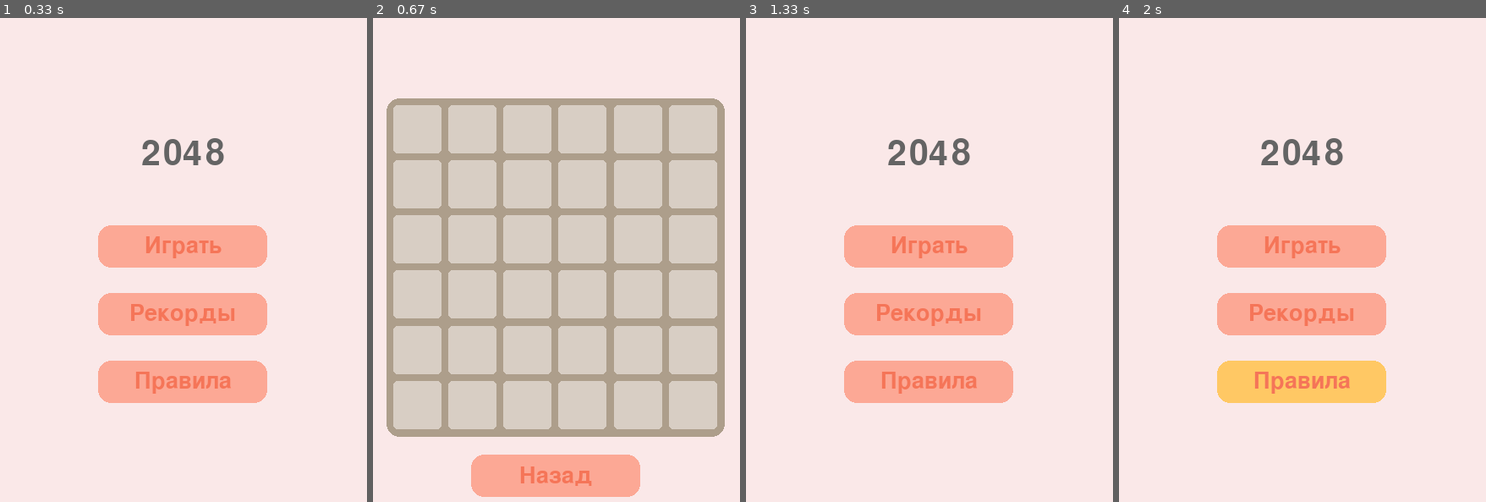
Above: before the commit, frames 1-4 (left to right).
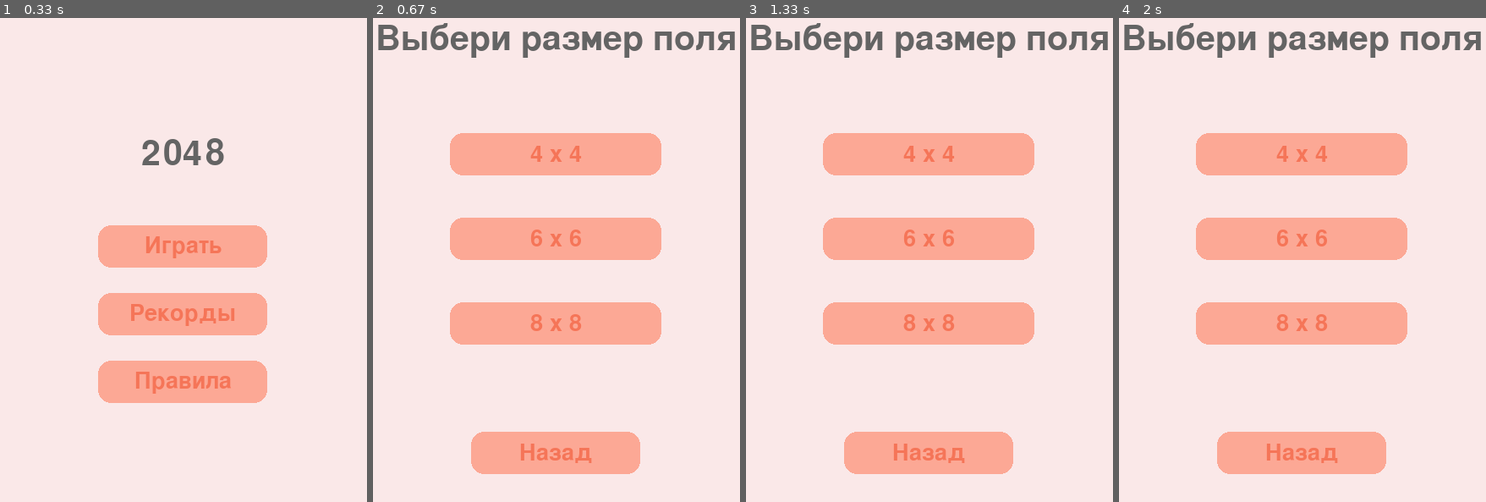
Above: after the commit, the same moments.

Repository: NaFo61/2048_Pygame
Game: pygame game, started from game/main.py
Same seed, same stepped clock (60 frames per second), same inputs: the game is played once before the commit and once after it.
Inputs (mouse positions are in pixels of both pictures, inside the frame that each line leads up to):
- Up to frame 1 (0.33 s): no input
- Up to frame 2 (0.67 s): press the mouse at (556, 245) at 0.37 s; move the mouse to (574, 308) at 0.47 s; release the mouse at (596, 366) at 0.6 s
- Up to frame 3 (1.33 s): press the mouse at (929, 245) at 0.7 s; move the mouse to (863, 308) at 0.8 s; release the mouse at (797, 376) at 0.93 s; press the mouse at (929, 477) at 1.03 s; move the mouse to (988, 381) at 1.13 s; release the mouse at (1050, 289) at 1.27 s
- Up to frame 4 (2 s): click (1390, 172) at 1.38 s; press the mouse at (1302, 477) at 1.7 s; move the mouse to (1284, 434) at 1.8 s; release the mouse at (1269, 390) at 1.93 s

Frame 1 is identical in both runs. In frame 2, 71% of the frame differs, in the area x 1-99%, y 1-99%; in frame 3, 21%; in frame 4, 21%.

Commit message:
update button back

Diff:
--- a/game/main.py
+++ b/game/main.py
@@ -220,11 +220,10 @@
 
         self.start_page(screen)
 
-        self.game_page(screen)
-
         super().__init__(screen_size, self.settings)
 
     def game_page(self, screen):
+        screen.fill(style.BACKGROUND_COLOR)
         board = Game(self.screen_size, self.settings)
 
         while True:
@@ -248,7 +247,7 @@
                             and 596 - 25 < y < 596 + 25
                     ):
                         self.click_sound.play()
-                        self.start_page(screen)
+                        self.change_level(screen)
             board.render(screen)
             pygame.display.flip()
 
@@ -345,7 +344,7 @@
                     x, y = pos
                     if play_button_rect.collidepoint(x, y):
                         self.click_sound.play()
-                        self.game_page(screen)
+                        self.change_level(screen)
                     elif records_button_rect.collidepoint(x, y):
                         self.click_sound.play()
                         # Handle records button click
@@ -451,6 +450,284 @@
 
             pygame.display.flip()
 
+    def change_level(self, screen):
+        """
+        Change the level.
+
+        Args:
+            screen (pygame.Surface): The game screen.
+
+        Returns:
+            None
+        """
+        width, height = self.screen_size
+
+        screen.fill(style.BACKGROUND_COLOR)
+
+        # <==== Надпись ====>
+        font = pygame.font.SysFont("spendthrift", 60)
+        text = font.render("Выбери размер поля", True, style.S_MAIN_TITLE)
+
+        text_x = width // 2 - text.get_width() // 2
+        text_y = height // 8 - text.get_height() // 2
+
+        screen.blit(text, (text_x, text_y))
+        # <==== Надпись ====>
+
+        # <==== 4 x 4 ====>
+        button_x_1 = width // 2
+        button_y_1 = height // 3
+
+        button_4_x_4 = pygame.Rect(button_x_1 - 125, button_y_1 - 25, 250, 50)
+
+        pygame.draw.rect(
+            screen,
+            style.S_BUTTON,
+            button_4_x_4,
+            0,
+            15,
+        )
+
+        font = pygame.font.SysFont("spendthrift", 40)
+        text = font.render("4 x 4", True, style.S_BUTTON_TEXT)
+
+        button_x_text_1 = width // 2 - text.get_width() // 2
+        button_y_text_1 = height // 3 - text.get_height() // 2
+
+        screen.blit(text, (button_x_text_1, button_y_text_1))
+        # <==== 4 x 4 ====>
+
+        # <==== 6 x 6 ====>
+        button_x_2 = width // 2
+        button_y_2 = height // 3 + 100
+
+        button_6_x_6 = pygame.Rect(button_x_2 - 125, button_y_2 - 25, 250, 50)
+
+        pygame.draw.rect(
+            screen,
+            style.S_BUTTON,
+            button_6_x_6,
+            0,
+            15,
+        )
+
+        font = pygame.font.SysFont("spendthrift", 40)
+        text = font.render("6 x 6", True, style.S_BUTTON_TEXT)
+
+        button_x_text_2 = width // 2 - text.get_width() // 2
+        button_y_text_2 = height // 3 + 100 - text.get_height() // 2
+
+        screen.blit(text, (button_x_text_2, button_y_text_2))
+        # <==== 6 x 6 ====>
+
+        # <==== Правила ====>
+        button_x_3 = width // 2
+        button_y_3 = height // 3 + 200
+
+        button_8_x_8 = pygame.Rect(button_x_3 - 125, button_y_3 - 25, 250, 50)
+
+        pygame.draw.rect(
+            screen,
+            style.S_BUTTON,
+            button_8_x_8,
+            0,
+            15,
+        )
+
+        font = pygame.font.SysFont("spendthrift", 40)
+        text = font.render("8 x 8", True, style.S_BUTTON_TEXT)
+
+        button_x_text_3 = width // 2 - text.get_width() // 2
+        button_y_text_3 = height // 3 + 200 - text.get_height() // 2
+
+        screen.blit(text, (button_x_text_3, button_y_text_3))
+        # <==== 8 x 8 ====>
+
+
+
+
+
+        # <==== Назад ====>
+        button_back_x = width // 2
+        button_back_y = height - height // 8
+
+        button_back = pygame.Rect(button_back_x - 100, button_back_y - 25, 200, 50)
+
+        pygame.draw.rect(
+            screen,
+            style.S_BUTTON,
+            button_back,
+            0,
+            15,
+        )
+
+        font = pygame.font.SysFont("spendthrift", 40)
+        text = font.render("Назад", True, style.S_BUTTON_TEXT)
+
+        button_back_x_text = width // 2 - text.get_width() // 2
+        button_back_y_text = height - height // 8 - text.get_height() // 2
+
+        screen.blit(text, (button_back_x_text, button_back_y_text))
+        # <==== Назад ====>
+
+        while True:
+            for event in pygame.event.get():
+                if event.type == pygame.QUIT:
+                    self.terminate()
+                if event.type == pygame.MOUSEBUTTONDOWN:
+                    pos = event.pos
+                    x, y = pos
+                    if button_4_x_4.collidepoint(x, y):
+                        self.click_sound.play()
+                        self.level = 1
+                        self.game_page(screen)
+                    if button_6_x_6.collidepoint(x, y):
+                        self.click_sound.play()
+                        self.level = 2
+                        self.game_page(screen)
+                    if button_8_x_8.collidepoint(x, y):
+                        self.click_sound.play()
+                        self.level = 3
+                        self.game_page(screen)
+                    if button_back.collidepoint(x, y):
+                        self.click_sound.play()
+                        self.start_page(screen)
+                if event.type == pygame.MOUSEMOTION:
+                    pos = event.pos
+                    x, y = pos
+                    if button_4_x_4.collidepoint(x, y):
+                        pygame.draw.rect(
+                            screen,
+                            style.S_BUTTON_HOVER,
+                            button_4_x_4,
+                            0,
+                            15,
+                        )
+                        font = pygame.font.SysFont("spendthrift", 40)
+                        text = font.render("4 x 4", True, style.S_BUTTON_TEXT)
+
+                        button_x_text_1 = width // 2 - text.get_width() // 2
+                        button_y_text_1 = height // 3 - text.get_height() // 2
+
+                        screen.blit(text, (button_x_text_1, button_y_text_1))
+                    else:
+                        pygame.draw.rect(
+                            screen,
+                            style.S_BUTTON,
+                            button_4_x_4,
+                            0,
+                            15,
+                        )
+                        font = pygame.font.SysFont("spendthrift", 40)
+                        text = font.render("4 x 4", True, style.S_BUTTON_TEXT)
+
+                        button_x_text_1 = width // 2 - text.get_width() // 2
+                        button_y_text_1 = height // 3 - text.get_height() // 2
+
+                        screen.blit(text, (button_x_text_1, button_y_text_1))
+
+                    if button_6_x_6.collidepoint(x, y):
+                        pygame.draw.rect(
+                            screen,
+                            style.S_BUTTON_HOVER,
+                            button_6_x_6,
+                            0,
+                            15,
+                        )
+                        font = pygame.font.SysFont("spendthrift", 40)
+                        text = font.render("6 x 6", True, style.S_BUTTON_TEXT)
+
+                        button_x_text_2 = width // 2 - text.get_width() // 2
+                        button_y_text_2 = height // 3 + 100 - text.get_height() // 2
+
+                        screen.blit(text, (button_x_text_2, button_y_text_2))
+                    else:
+                        pygame.draw.rect(
+                            screen,
+                            style.S_BUTTON,
+                            button_6_x_6,
+                            0,
+                            15,
+                        )
+                        font = pygame.font.SysFont("spendthrift", 40)
+                        text = font.render("6 x 6", True, style.S_BUTTON_TEXT)
+
+                        button_x_text_2 = width // 2 - text.get_width() // 2
+                        button_y_text_2 = height // 3 + 100 - text.get_height() // 2
+
+                        screen.blit(text, (button_x_text_2, button_y_text_2))
+
+                    if button_8_x_8.collidepoint(x, y):
+                        pygame.draw.rect(
+                            screen,
+                            style.S_BUTTON_HOVER,
+                            button_8_x_8,
+                            0,
+                            15,
+                        )
+                        font = pygame.font.SysFont("spendthrift", 40)
+                        text = font.render("8 x 8", True, style.S_BUTTON_TEXT)
+
+                        button_x_text_3 = width // 2 - text.get_width() // 2
+                        button_y_text_3 = height // 3 + 200 - text.get_height() // 2
+
+                        screen.blit(text, (button_x_text_3, button_y_text_3))
+                    else:
+                        pygame.draw.rect(
+                            screen,
+                            style.S_BUTTON,
+                            button_8_x_8,
+                            0,
+                            15,
+                        )
+                        font = pygame.font.SysFont("spendthrift", 40)
+                        text = font.render("8 x 8", True, style.S_BUTTON_TEXT)
+
+                        button_x_text_3 = width // 2 - text.get_width() // 2
+                        button_y_text_3 = height // 3 + 200 - text.get_height() // 2
+
+                        screen.blit(text, (button_x_text_3, button_y_text_3))
+                    if button_back.collidepoint(x, y):
+
+                        pygame.Rect(button_x_1 - 100, button_y_1 - 25, 200, 50)
+
+                        pygame.draw.rect(
+                            screen,
+                            style.S_BUTTON_HOVER,
+                            button_back,
+                            0,
+                            15,
+                        )
+
+                        font = pygame.font.SysFont("spendthrift", 40)
+                        text = font.render("Назад", True, style.S_BUTTON_TEXT)
+
+                        button_x_text_1 = width // 2 - text.get_width() // 2
+                        button_y_text_1 = height - height // 8 - text.get_height() // 2
+
+                        screen.blit(text, (button_x_text_1, button_y_text_1))
+                    else:
+                        pygame.Rect(button_x_1 - 100, button_y_1 - 25, 200, 50)
+
+                        pygame.draw.rect(
+                            screen,
+                            style.S_BUTTON,
+                            button_back,
+                            0,
+                            15,
+                        )
+
+                        font = pygame.font.SysFont("spendthrift", 40)
+                        text = font.render("Назад", True, style.S_BUTTON_TEXT)
+
+                        button_x_text_1 = width // 2 - text.get_width() // 2
+                        button_y_text_1 = height - height // 8 - text.get_height() // 2
+
+                        screen.blit(text, (button_x_text_1, button_y_text_1))
+
+            pygame.display.flip()
+
+
     def rules_page(self, screen):
         """
         Display the rules page.
